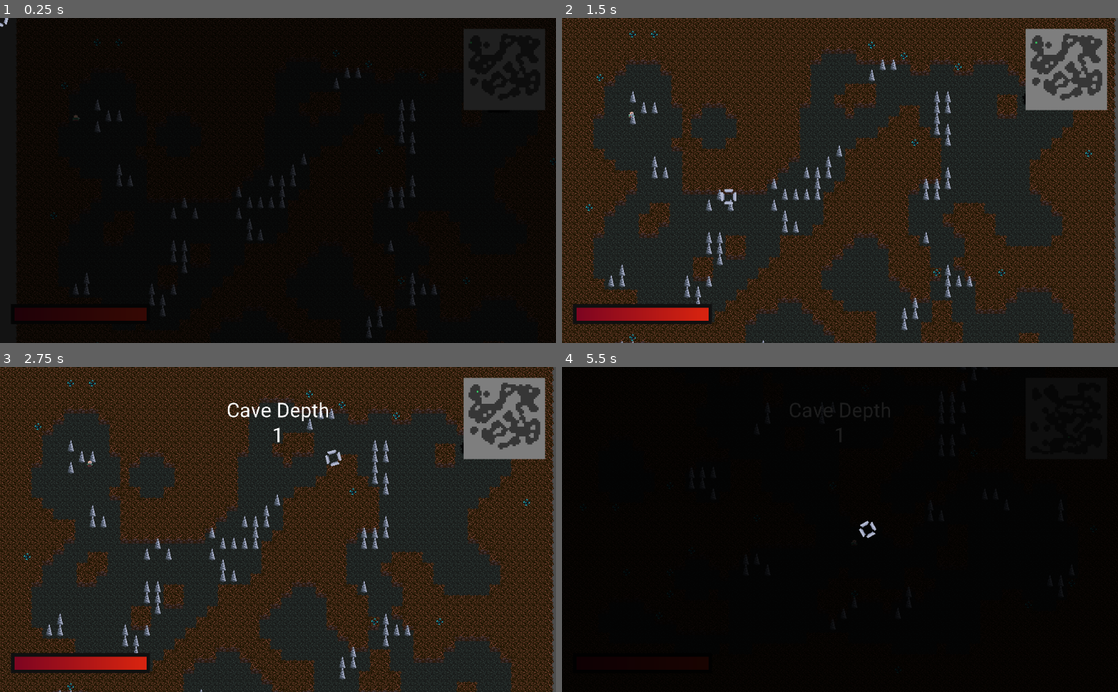
Above: before the commit, frames 1-4 (two rows, left to right).
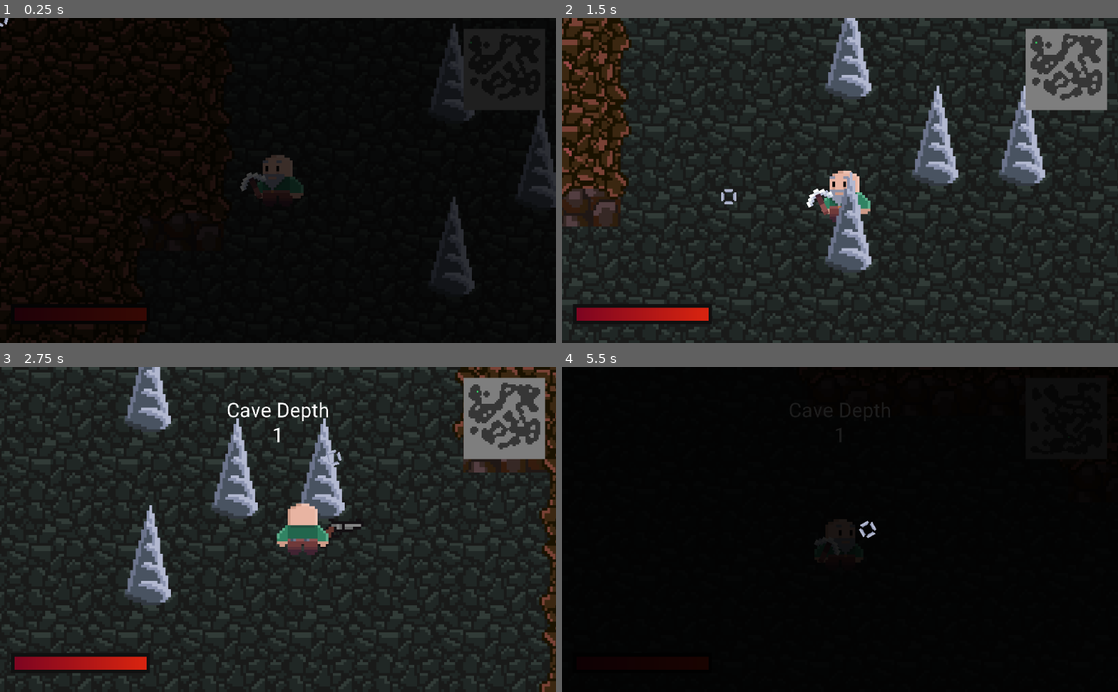
Above: after the commit, the same moments.

Repository: AyUpItsAli/Gunthers-Grotto-Coursework
Game: Godot game, scene res://World/Level/Level.tscn
The game is run twice, just before and just after one commit, with the same random seed, the same clock (stepped at 60 frames per second) and the same inputs.
Inputs (mouse positions are in pixels of both pictures, inside the frame that each line leads up to):
- Up to frame 1 (0.25 s): no input
- Up to frame 2 (1.5 s): tap Enter (test) at 0.5 s; move the mouse to (962, 164) at 0.52 s; hold D (move_right) 0.53-1.28 s; hold 3 (equip_dynamite) 0.53-1.28 s; move the mouse to (728, 196) at 1.27 s; hold S (move_down) from 1.28 s (still down); tap 1 (equip_pickaxe) at 1.35 s
- Up to frame 3 (2.75 s): move the mouse to (333, 458) at 2.02 s; release S (move_down) at 2.03 s; hold D (move_right) from 2.03 s (still down); hold 2 (equip_revolver) from 2.03 s (still down)
- Up to frame 4 (5.5 s): move the mouse to (812, 594) at 2.77 s; release D (move_right) at 2.78 s; release 2 (equip_revolver) at 2.78 s; hold W (move_up) 2.78-3.53 s; tap Enter (test) at 2.85, 5 s; move the mouse to (1006, 578) at 3.52 s; press the mouse at (1006, 578) at 3.53 s; hold A (move_left) 3.53-5.03 s; tap Space at 4.25 s; move the mouse to (673, 480) at 4.27 s; release the mouse at (673, 480) at 4.28 s; tap 3 (equip_dynamite) at 4.35 s; move the mouse to (867, 529) at 5.02 s; hold S (move_down) from 5.03 s (still down); hold 1 (equip_pickaxe) from 5.03 s (still down)

The runs differ from the first frame. In frame 1, 3.5% of the frame differs, in the area x 5-100%, y 1-100%; in frame 2, 51%, in the area x 0-100%, y 0-100%; in frame 3, 50%; in frame 4, less than 0.1%.

Commit message:
Reset player camera zoom

Diff:
--- a/Actors/Player/Player.tscn
+++ b/Actors/Player/Player.tscn
@@ -101,7 +101,7 @@
 
 [node name="Camera" type="Camera2D" parent="."]
 current = true
-zoom = Vector2( 1.6, 1.6 )
+zoom = Vector2( 0.2, 0.2 )
 limit_smoothed = true
 smoothing_enabled = true
 smoothing_speed = 8.0
